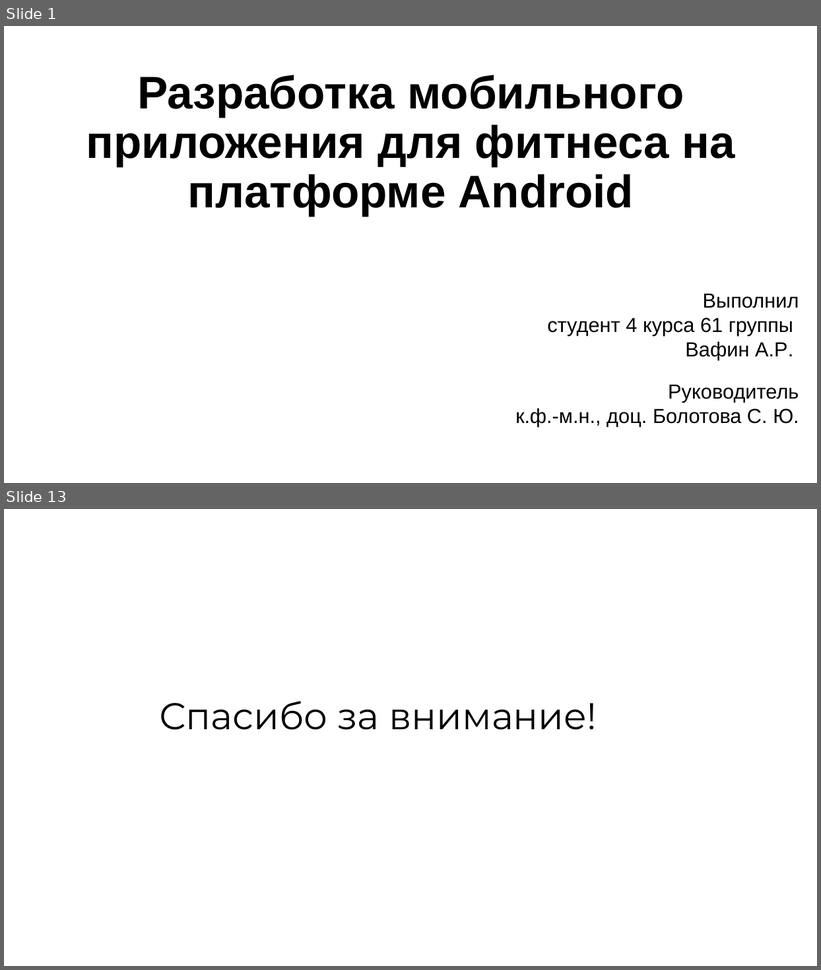
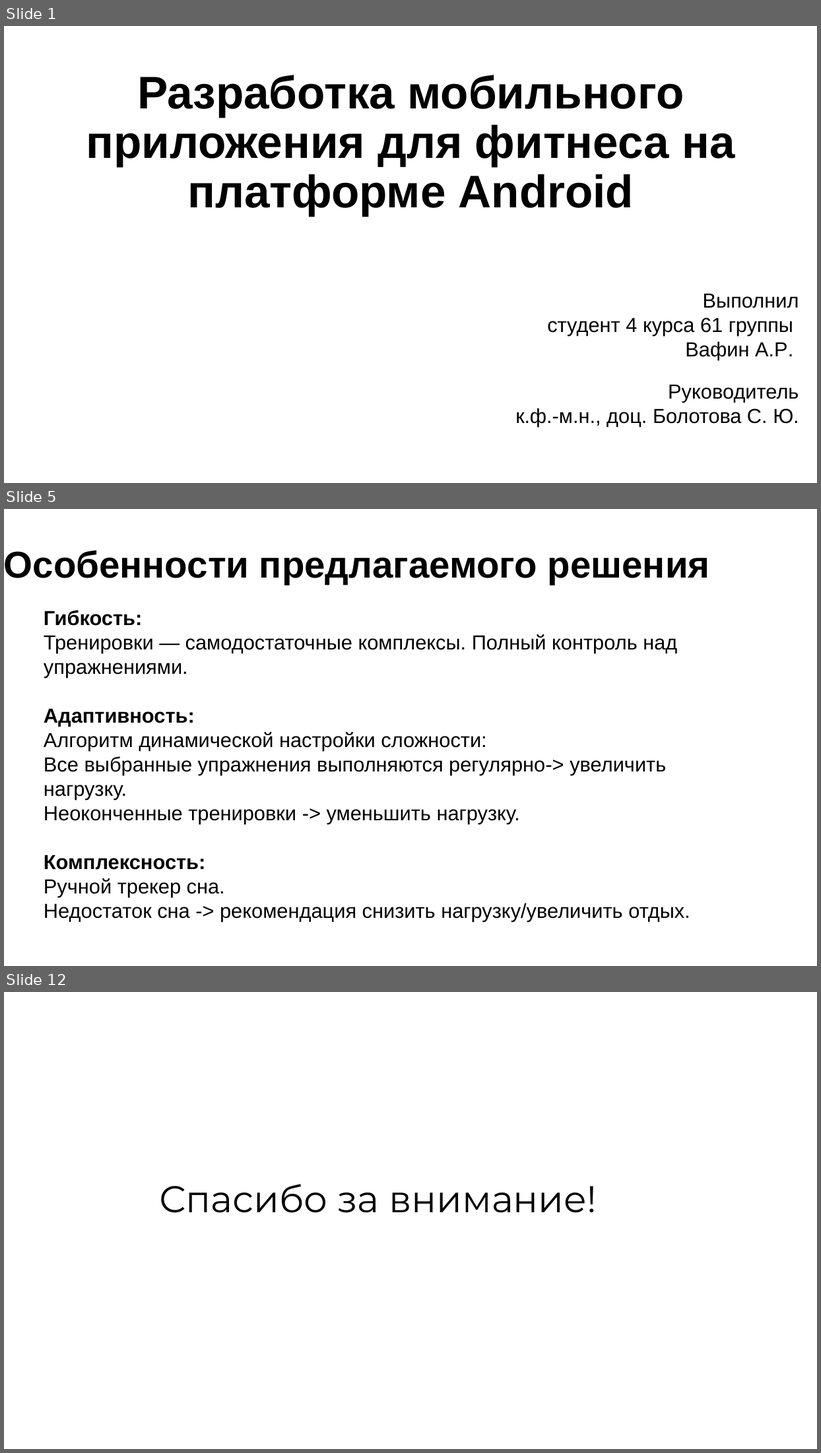
Before and after one commit to vafeenHub/VSU-scientific-activities_6-7-8-semester, a slide deck: src/works/diploma/presentation.odp. Shown one above the other, each under a label of ours: slides 1 and 13 before the commit, slides 1, 5 and 12 after it; the slides between them are not shown. The pictures are 821x970 and 821x1453 pixels, drawn with LibreOffice and Linux fonts; fonts in the diff are those of the drawing. Boxes give left, top, right and bottom in pixels: in the first picture for what was removed or moved away, otherwise in the second. Text is boxed around its words. In the diff, an @@ line names an element or a change of style, - is before the commit and + after.

```diff
--- a/src/works/diploma/presentation.odp
+++ b/src/works/diploma/presentation.odp
@@ slide 5 added at box(4, 509, 817, 966), background #FFFFFF @@
@@ title added at box(4, 550, 710, 584), 44 pt, text #000000, bold @@
+Особенности предлагаемого решения
@@ text added at box(44, 610, 690, 922), 24 pt, text #000000 @@
+Гибкость:
+Тренировки — самодостаточные комплексы. Полный контроль над упражнениями.
+Адаптивность:
+Алгоритм динамической настройки сложности:
+Все выбранные упражнения выполняются регулярно-> увеличить нагрузку.
+Неоконченные тренировки -> уменьшить нагрузку.
+Комплексность:
+Ручной трекер сна.
+Недостаток сна -> рекомендация снизить нагрузку/увеличить отдых.
@@ what was slide 13 is now slide 12 @@
```
Also in this commit, not shown: 5 slides changed, 4 other slides added, 6 slides removed, 3 other files.
